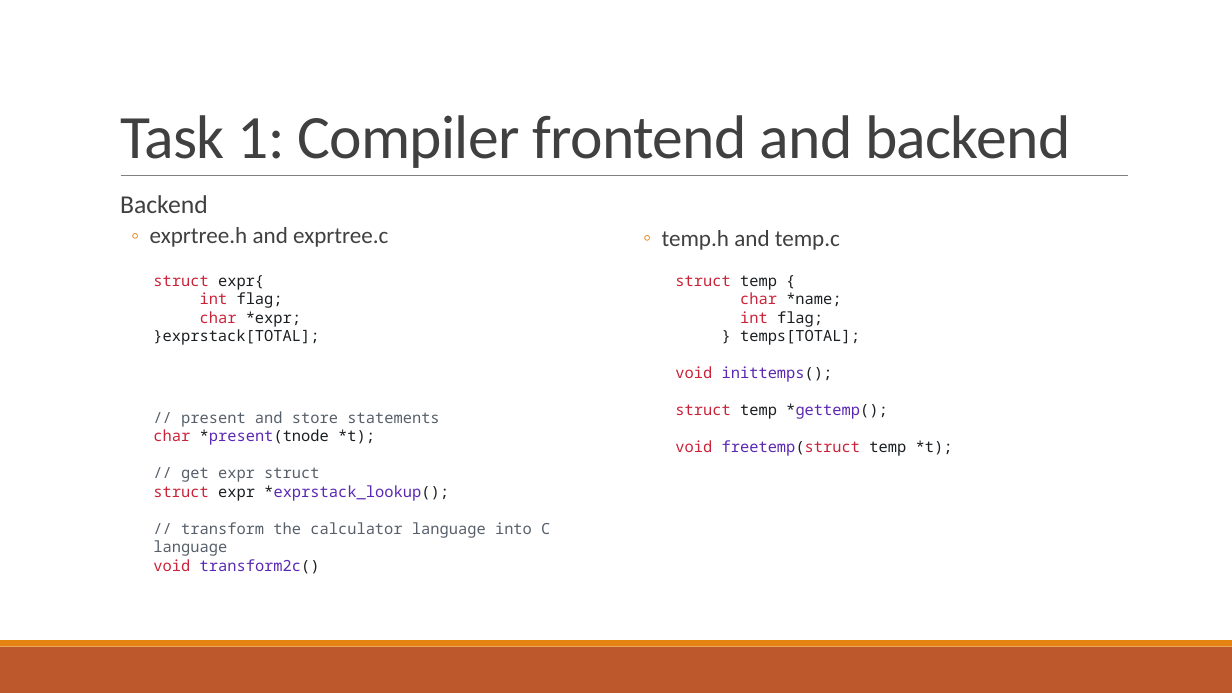
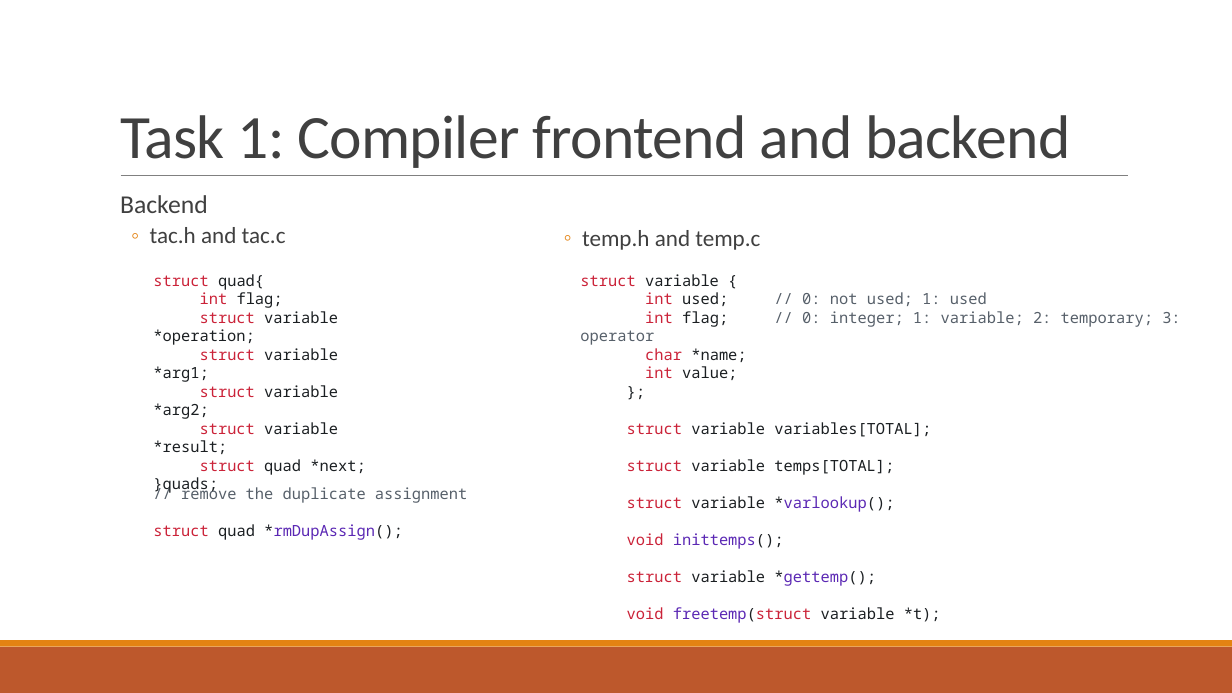
Before and after one commit to sxhmilyoyo/A_Calculator_Compiler, a slide deck: slide 3 of Presentation.pptx. Drawn at 1232x693 pixels with LibreOffice and Linux fonts; fonts in the diff are those of the drawing. Boxes give left, top, right and bottom in pixels: in the first picture for what was removed or moved away, otherwise in the second. Text is boxed around its words. In the diff, an @@ line names an element or a change of style, - is before the commit and + after.

```diff
--- a/Presentation.pptx
+++ b/Presentation.pptx
@@ text "temp.h and temp.c": place and size @@
-text "temp.h and temp.c" at (662,230,840,250)
+text "temp.h and temp.c" at (582,230,760,250)
@@ text at (150,227,286,243): text changed @@
-  ◦ exprtree.h and exprtree.c
+  ◦ tac.h and tac.c
@@ text "struct variable {": place and size @@
-text "struct variable {" at (675,275,953,456)
+text "struct variable {" at (580,274,1180,623)
@@ text at (153,274,264,290): text changed @@
-struct expr{
+struct quad{
@@ text at (580,274,1180,327): text changed; text colour #CB2339 to #57606A @@
-struct temp {
+struct variable {
+int used; // 0: not used; 1: used
+int flag; // 0: integer; 1: variable; 2: temporary; 3: operator
@@ text at (153,311,365,475): text changed @@
-char *expr;
-}exprstack[TOTAL];
+struct variable *operation;
+struct variable *arg1;
+struct variable *arg2;
+struct variable *result;
+struct quad *next;
+}quads;
@@ text at (627,422,931,512): text changed @@
-int flag;
-} temps[TOTAL];
+int value;
+};
+struct variable variables[TOTAL];
+struct variable temps[TOTAL];
+struct variable *varlookup();
@@ text at (153,485,467,540): text changed @@
-// present and store statements
-char *present(tnode *t);
-// get expr struct
-struct expr *exprstack_lookup();
-// transform the calculator language into C language
-void transform2c()
+// remove the duplicate assignment
+struct quad *rmDupAssign();
@@ text at (627,570,941,623): text changed @@
-struct temp *gettemp();
-void freetemp(struct temp *t);
+struct variable *gettemp();
+void freetemp(struct variable *t);
```
Also in this commit, not shown: 1 other slide changed, 6 slides added, 4 other files.
